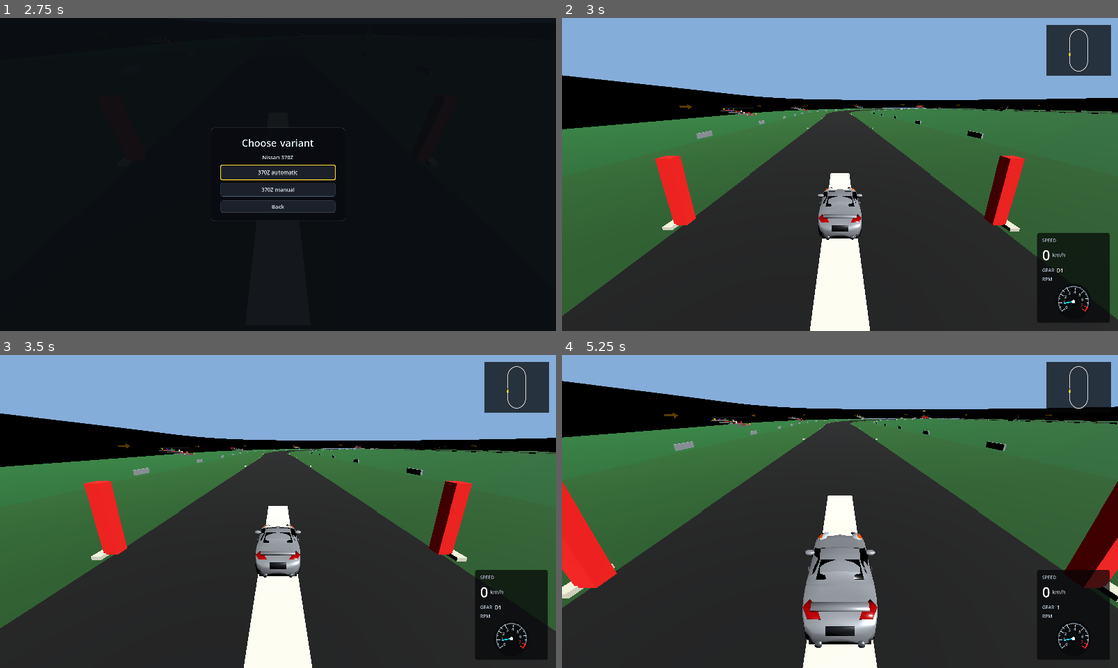
Above: before the commit, frames 1-4 (two rows, left to right).
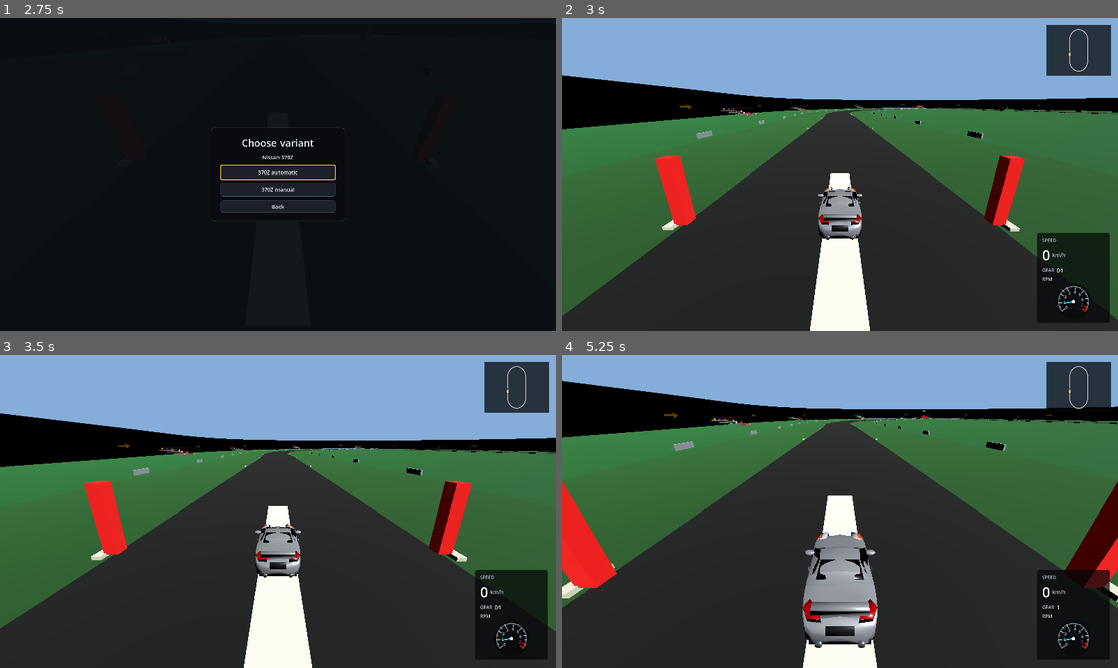
Above: after the commit, the same moments.

Repository: Dziuras98/car-game
Game: Godot game, scene res://scenes/startup.tscn
The game is run twice, just before and just after one commit, with the same random seed, the same clock (stepped at 60 frames per second) and the same inputs.
Inputs:
- Up to frame 1 (2.75 s): click "Free drive" at 0.5 s; click "Simple oval" at 1.25 s; click "Nissan 370Z" at 2 s
- Up to frame 2 (3 s): click "370Z automatic" at 2.75 s
- Up to frame 3 (3.5 s): no input
- Up to frame 4 (5.25 s): tap Enter at 3.5 s; hold Right (steer-right) 3.53-4.28 s; tap C (camera-back) at 3.6, 5.1 s; hold Down (brake) 4.28-5.03 s; tap T (switch-car) at 4.35 s; tap R (reset-car) at 5 s; hold Right (steer-right) from 5.03 s (still down)

Frame 1 is identical in both runs. In frame 2, less than 0.1% of the frame differs, in the area x 46-54%, y 54-67%; in frame 3, 0.1%; in frame 4, 0.2%, in the area x 43-57%, y 57-86%.

Commit message:
Mount lamps and spoiler to body surfaces

Diff:
--- a/scenes/cars/370z.tscn
+++ b/scenes/cars/370z.tscn
@@ -8,6 +8,8 @@
 [ext_resource type="ArrayMesh" path="res://assets/cars/nissan/370z/370z_2016_eu_rear_and_details.obj" id="6_rear_details"]
 [ext_resource type="ArrayMesh" path="res://assets/cars/nissan/370z/370z_2016_eu_glass_lighting_trim.obj" id="7_details"]
 [ext_resource type="ArrayMesh" path="res://assets/cars/nissan/370z/370z_2016_eu_wheel.obj" id="8_wheel"]
+[ext_resource type="ArrayMesh" path="res://assets/cars/nissan/370z/370z_2016_eu_lamp_mounts.obj" id="9_lamp_mounts"]
+[ext_resource type="ArrayMesh" path="res://assets/cars/nissan/370z/370z_2016_eu_spoiler_bridge.obj" id="10_spoiler_bridge"]
 
 [sub_resource type="BoxShape3D" id="BoxShape3D_body"]
 size = Vector3(1.84, 1.05, 4.2)
@@ -16,6 +18,11 @@
 albedo_color = Color(0.62, 0.64, 0.67, 1)
 metallic = 0.32
 roughness = 0.42
+
+[sub_resource type="StandardMaterial3D" id="StandardMaterial3D_mount"]
+albedo_color = Color(0.012, 0.016, 0.022, 1)
+metallic = 0.04
+roughness = 0.58
 
 [sub_resource type="Shader" id="Shader_details"]
 code = "shader_type spatial;\n\nvarying vec3 model_position;\n\nvoid vertex() {\n\tmodel_position = VERTEX;\n}\n\nvoid  …(1446 unchanged characters)…
@@ -50,6 +57,14 @@
 [node name="RearAndDetails" type="MeshInstance3D" parent="VisualRoot"]
 material_override = SubResource("StandardMaterial3D_body")
 mesh = ExtResource("6_rear_details")
+
+[node name="LampMounts" type="MeshInstance3D" parent="VisualRoot"]
+material_override = SubResource("StandardMaterial3D_mount")
+mesh = ExtResource("9_lamp_mounts")
+
+[node name="RearSpoilerBridge" type="MeshInstance3D" parent="VisualRoot"]
+material_override = SubResource("StandardMaterial3D_body")
+mesh = ExtResource("10_spoiler_bridge")
 
 [node name="GlassLightingTrim" type="MeshInstance3D" parent="VisualRoot"]
 material_override = SubResource("ShaderMaterial_details")
Not shown: 1 places in scenes/cars/370z.tscn that only renumber resources
